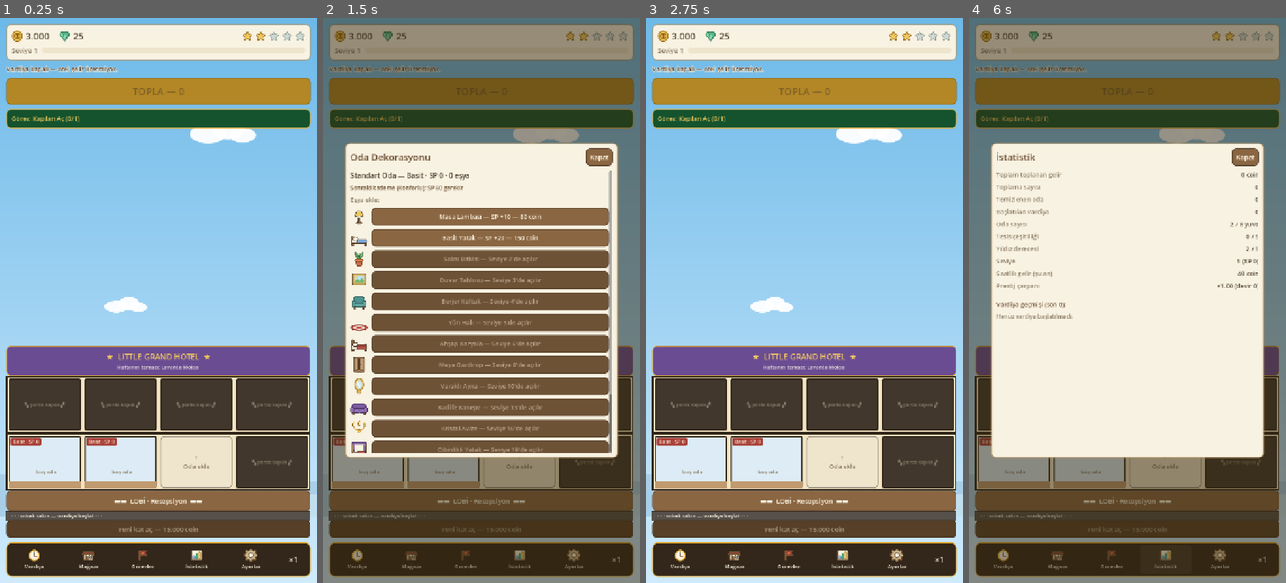
Above: before the commit, frames 1-4 (left to right).
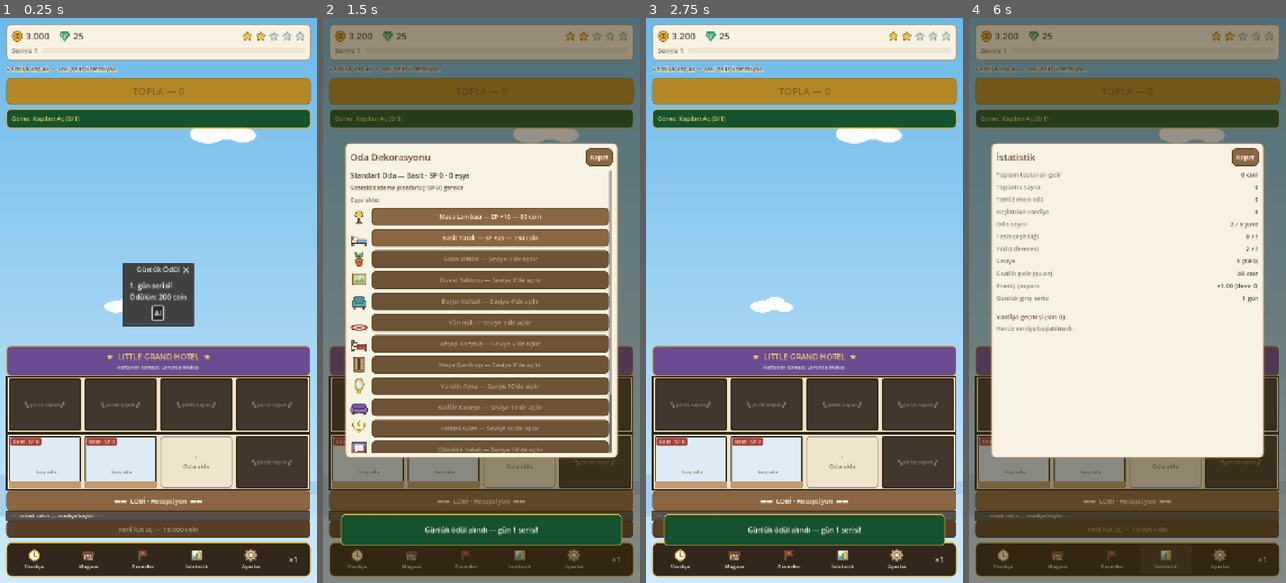
Above: after the commit, the same moments.

Repository: Eren-Ozcan/LittleGrandHotel
Game: Godot game, scene res://main.tscn
The game is run twice, just before and just after one commit, with the same random seed, the same clock (stepped at 60 frames per second) and the same inputs.
Inputs (mouse positions are in pixels of both pictures, inside the frame that each line leads up to):
- Up to frame 1 (0.25 s): no input
- Up to frame 2 (1.5 s): click (481, 311) at 0.5 s, where only the run after the commit has a clickable "Al"; click (367, 464) at 1.27 s
- Up to frame 3 (2.75 s): click (766, 464) at 2.02 s
- Up to frame 4 (6 s): click "+ Oda ekle" at 2.75 s; click (1003, 560) at 3.52 s; click (1057, 560) at 4.27 s; click (1111, 560) at 5.02 s; click (1165, 560) at 5.77 s

The runs differ from the first frame. In frame 1, 2.5% of the frame differs, in the area x 38-62%, y 43-55%; in frame 2, 5.0%; in frame 3, 5.0%, in the area x 5-95%, y 2-94%; in frame 4, 0.5%.

Commit message:
Günlük giriş serisi ödülü: modern F2P'nin standart tutundurma çengeli
Level design incelemesinde bulunan eksik: oyunda hiçbir "her gün aç"
teşviki yoktu — bugünün en yaygın mobil oyun tutundurma mekaniği bu.
Game.claim_daily_reward() ile 7 günlük, artan ödüllü (data/economy.json
→ daily_rewards) sunucusuz bir seri sistemi eklendi: ardışık gün seriyi
uzatır, bir gün atlanırsa 1'e sıfırlanır (cihaz saatinden deterministik
türer, haftalık tema ile aynı yöntem). Uygulama açılışında bugün
alınmamışsa otomatik bir "Al" popup'ı çıkıyor, ardından (varsa) "Hoş
geldin" popup'ıyla zincirleniyor. İstatistik ekranında seri günü de
gösteriliyor. Kayıt v7'ye taşındı.

Diff:
--- a/data/economy.json
+++ b/data/economy.json
@@ -59,5 +59,15 @@
   "levelup_gems": 5,
   "offline_cap_hours": 48,
 
-  "prestige": { "min_level": 20, "mult_gain": 0.2 }
+  "prestige": { "min_level": 20, "mult_gain": 0.2 },
+
+  "daily_rewards": [
+    { "coins": 200,  "gems": 0 },
+    { "coins": 350,  "gems": 0 },
+    { "coins": 300,  "gems": 3 },
+    { "coins": 600,  "gems": 0 },
+    { "coins": 500,  "gems": 5 },
+    { "coins": 900,  "gems": 0 },
+    { "coins": 1200, "gems": 15 }
+  ]
 }
--- a/src/autoload/game.gd
+++ b/src/autoload/game.gd
@@ -9,7 +9,7 @@
 signal leveled_up(new_level: int)
 
 const SAVE_PATH := "user://save.json"
-const SAVE_VERSION := 6
+const SAVE_VERSION := 7
 ## Göçle yükseltilebilen en eski kayıt sürümü
 const MIN_SAVE_VERSION := 2
 const ECO_PATH := "res://data/economy.json"
@@ -70,6 +70,12 @@
 var auto_renew_count: int = 0
 var auto_renew_spent: int = 0
 
+## Günlük giriş serisi: modern mobil oyunlarda en standart tutundurma
+## mekaniği. last_daily_claim_day: en son ödül alınan gün indeksi
+## (-1 = hiç alınmadı). Sunucusuz, tamamen cihaz saatinden türer.
+var daily_streak: int = 0
+var last_daily_claim_day: int = -1
+
 var _autosave_acc := 0.0
 var _rooms_changed_in_sim := false
 
@@ -106,6 +112,41 @@
 ## (ve her cihazda) aynı anda aynı sayıyı üretir, yalnızca takvimden türer.
 func current_week_index() -> int:
 	return int(now() / (7.0 * 86400.0))
+
+
+## Günlük giriş serisi için gün indeksi (haftalık temayla aynı yöntem).
+func daily_day_index() -> int:
+	return int(now() / 86400.0)
+
+
+func daily_reward_available() -> bool:
+	return last_daily_claim_day != daily_day_index()
+
+
+## Şu an talep edilirse seri kaçıncı güne çıkar (henüz durumu değiştirmez).
+## Bir gün atlanırsa seri 1'e sıfırlanır; art arda gelinirse +1 uzar.
+func daily_next_streak() -> int:
+	var di := daily_day_index()
+	if last_daily_claim_day == di - 1:
+		return daily_streak + 1
+	return 1
+
+
+## Günlük ödülü talep eder ve verilen ödül dict'ini döner; bugün zaten
+## alınmışsa veya ödül tablosu boşsa boş dict döner (yan etkisiz).
+func claim_daily_reward() -> Dictionary:
+	if not daily_reward_available():
+		return {}
+	var cycle: Array = eco.get("daily_rewards", [])
+	if cycle.is_empty():
+		return {}
+	daily_streak = daily_next_streak()
+	last_daily_claim_day = daily_day_index()
+	var reward: Dictionary = cycle[(daily_streak - 1) % cycle.size()]
+	coins += int(reward.get("coins", 0))
+	gems += int(reward.get("gems", 0))
+	state_changed.emit()
+	return reward
 
 
 func load_json(path: String) -> Dictionary:
@@ -132,6 +173,8 @@
 	last_shift_hours = 0
 	auto_renew_count = 0
 	auto_renew_spent = 0
+	daily_streak = 0
+	last_daily_claim_day = -1
 	offline_earned = 0
 	state_changed.emit()
 
@@ -699,6 +742,8 @@
 		"music_on": music_on,
 		"auto_renew_shift": auto_renew_shift,
 		"last_shift_hours": last_shift_hours,
+		"daily_streak": daily_streak,
+		"last_daily_claim_day": last_daily_claim_day,
 	}
 
 
@@ -739,6 +784,12 @@
 					data["auto_renew_shift"] = true
 				if not data.has("last_shift_hours"):
 					data["last_shift_hours"] = 0
+			6:
+				# v7: günlük giriş serisi eklendi.
+				if not data.has("daily_streak"):
+					data["daily_streak"] = 0
+				if not data.has("last_daily_claim_day"):
+					data["last_daily_claim_day"] = -1
 		v += 1
 		data["save_version"] = v
 	return data
@@ -798,6 +849,8 @@
 	music_on = bool(parsed.get("music_on", true))
 	auto_renew_shift = bool(parsed.get("auto_renew_shift", true))
 	last_shift_hours = int(parsed.get("last_shift_hours", 0))
+	daily_streak = int(parsed.get("daily_streak", 0))
+	last_daily_claim_day = int(parsed.get("last_daily_claim_day", -1))
 	# Çevrimdışı kazanç tavanı (GDD §10.2 saat güvenliği)
 	var cap_real_seconds := float(eco.offline_cap_hours) * 3600.0 / time_scale
 	if now() - last_sim_unix > cap_real_seconds:
--- a/src/main.gd
+++ b/src/main.gd
@@ -92,6 +92,13 @@
 		_play("level")
 		_show_toast("Seviye atladın! Seviye %d (+%d elmas)" % [lv, int(Game.eco.levelup_gems)]))
 	_refresh()
+	if Game.daily_reward_available():
+		_show_daily_reward_popup(_maybe_show_offline_popup)
+	else:
+		_maybe_show_offline_popup()
+
+
+func _maybe_show_offline_popup() -> void:
 	if Game.offline_earned > 0 or Game.auto_renew_count > 0:
 		_show_offline_popup(Game.offline_earned, Game.auto_renew_count, Game.auto_renew_spent)
 		Game.offline_earned = 0
@@ -1068,6 +1075,7 @@
 		["Seviye", "%d (XP %s)" % [Game.level(), _fmt(Game.xp)]],
 		["Saatlik gelir (şu an)", "%.0f coin" % Game.hourly_income()],
 		["Prestij çarpanı", "×%.2f (devir %d)" % [Game.prestige_mult(), Game.prestige_level]],
+		["Günlük giriş serisi", "%d gün" % Game.daily_streak],
 	]
 	for r in rows:
 		var row := HBoxContainer.new()
@@ -1259,6 +1267,39 @@
 	dlg.popup_centered()
 
 
+## Uygulama açılışında (bugün henüz alınmadıysa) otomatik gösterilen günlük
+## ödül popup'ı. on_closed, popup ne şekilde kapanırsa kapansın (Al ya da
+## X/ESC) çağrılır — böylece "Hoş geldin" popup'ı üst üste binmeden sırayla açılır.
+func _show_daily_reward_popup(on_closed: Callable = Callable()) -> void:
+	var streak: int = Game.daily_next_streak()
+	var cycle: Array = Game.eco.get("daily_rewards", [])
+	if cycle.is_empty():
+		if on_closed.is_valid():
+			on_closed.call()
+		return
+	var reward: Dictionary = cycle[(streak - 1) % cycle.size()]
+	var reward_text := "%s coin" % _fmt(int(reward.get("coins", 0)))
+	if int(reward.get("gems", 0)) > 0:
+		reward_text += " + %d elmas" % int(reward.gems)
+	var dlg := AcceptDialog.new()
+	dlg.title = "Günlük Ödül"
+	dlg.dialog_text = "%d. gün serisi!\nÖdülün: %s" % [streak, reward_text]
+	dlg.ok_button_text = "Al"
+	dlg.confirmed.connect(func():
+		var granted := Game.claim_daily_reward()
+		if not granted.is_empty():
+			_play("quest")
+			_show_toast("Günlük ödül alındı — gün %d serisi!" % Game.daily_streak))
+	dlg.visibility_changed.connect(func():
+		if dlg.visible:
+			return
+		dlg.queue_free()
+		if on_closed.is_valid():
+			on_closed.call())
+	add_child(dlg)
+	dlg.popup_centered()
+
+
 func _fmt_hms(game_hours: float) -> String:
 	var total := int(game_hours * 3600.0)
 	return "%02d:%02d:%02d" % [total / 3600, (total % 3600) / 60, total % 60]
--- a/tests/sim_check.gd
+++ b/tests/sim_check.gd
@@ -214,11 +214,13 @@
 		"göç varsayılanları doğru (geçmiş boş, sesler açık)")
 	g4.save_game(v2_path)
 	var reparsed = JSON.parse_string(FileAccess.get_file_as_string(v2_path))
-	check(int(reparsed.save_version) == 6, "göçen kayıt v6 olarak yazıldı")
+	check(int(reparsed.save_version) == 7, "göçen kayıt v7 olarak yazıldı")
 	check(bool(reparsed.auto_renew_shift) == true and int(reparsed.last_shift_hours) == 0,
 		"göç otomatik yenileme alanlarını varsayılanla ekledi")
 	check(reparsed.unlocked_achievements is Array, "göç unlocked_achievements alanını ekledi")
 	check(int(reparsed.prestige_level) == 0, "göç prestige_level alanını 0 ile ekledi")
+	check(int(reparsed.daily_streak) == 0 and int(reparsed.last_daily_claim_day) == -1,
+		"göç günlük seri alanlarını varsayılanla ekledi")
 	old_save["save_version"] = 99
 	fw = FileAccess.open(v2_path, FileAccess.WRITE)
 	fw.store_string(JSON.stringify(old_save))
@@ -414,6 +416,32 @@
 	check(not g12.shift_active(), "coin bitince vardiya nihayetinde durur")
 	g12.free()
 
+	# 21) Günlük giriş serisi: ardışık gün uzatır, atlanan gün sıfırlar,
+	# aynı gün ikinci kez ödül vermez.
+	var g13 = GameScript.new()
+	g13.eco = g.eco
+	g13.quests = g.quests
+	g13.achievements = g.achievements
+	g13.new_game()
+	var cycle: Array = g13.eco.daily_rewards
+	check(cycle.size() == 7, "7 günlük ödül döngüsü tanımlı")
+	check(g13.daily_reward_available(), "yeni oyunda günlük ödül alınabilir")
+	var r1: Dictionary = g13.claim_daily_reward()
+	check(not r1.is_empty() and g13.daily_streak == 1, "ilk gün ödülü alındı, seri 1")
+	check(int(r1.coins) == int(cycle[0].coins), "ilk gün ödülü döngünün ilk girdisiyle eşleşir")
+	check(not g13.daily_reward_available(), "aynı gün tekrar alınamaz")
+	check(g13.claim_daily_reward().is_empty(), "aynı gün ikinci talep boş döner")
+	var di: int = g13.daily_day_index()
+	g13.last_daily_claim_day = di - 1  # dün alınmış gibi
+	check(g13.daily_next_streak() == 2, "ardışık gün seriyi 1 uzatır")
+	g13.claim_daily_reward()
+	check(g13.daily_streak == 2, "ikinci gün ödülü alındı, seri 2")
+	g13.last_daily_claim_day = di - 5  # 5 gün atlanmış gibi
+	check(g13.daily_next_streak() == 1, "gün atlanınca seri sıfırlanır")
+	g13.claim_daily_reward()
+	check(g13.daily_streak == 1, "atlama sonrası seri gerçekten 1'e döndü")
+	g13.free()
+
 	g.free()
 	g2.free()
 	print("TÜM TESTLER GEÇTİ" if failures == 0 else "%d test BAŞARISIZ" % failures)
